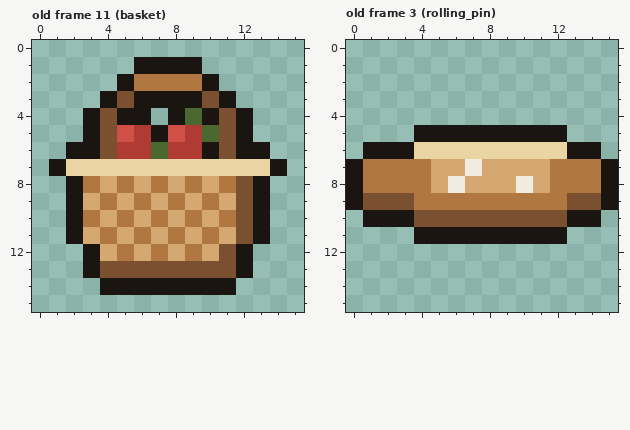
One commit to this pixel-art file: public/sprites/fx/held.aseprite. The picture above was drawn from the file before the commit.
16x16 pixels, 15 frames. Shown: old frame 11 (basket), old frame 3 (rolling_pin). The commit also changed other frames, which this record leaves out.
The same view after the edit:
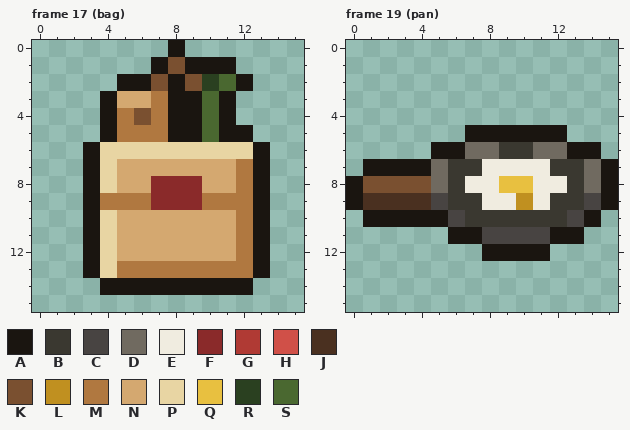
Palette (. is transparent): A #1a1510  B #3a3830  C #484442  D #706a60  E #f0ece0  F #8a2a2a  G #b03a34  H #d05048  J #4a3020  K #7a5030  L #c09020  M #b07840  N #d4a870  P #e8d5a3  Q #e8c040  R #2a4020  S #4a6830
A new or re-ordered frame is compared with the old frame closest to it.
Change:
frames 15 -> 21
Changed rows in their new state; - is an unchanged pixel.
Frame 17 (bag) is new; against old frame 11 (basket), layers "body", "outline":
first column x 1:
 0 -------A------
 1 -----.-K-AA---
 2 -----AKAKRSA--
 3 ----NNM--S----
 4 --.AMKM-ASA.--
 5 --.AMMMAA-A---
 6 -.-PPPPPPPPP--
 7 ..A-NNNNNNNMA.
 8 -.APN-FFF-NM--
 9 -.A-M-FFF-MM--
10 -.APN-N-N-NM--
11 -.AP-N-N-N-M--
12 ---PN-N-N-NMA-
13 ---PMMMMMMMMA-
14 -----------A--
Frame 19 (pan) is new; against old frame 3 (rolling_pin), layers "body", "outline":
first column x 0:
 5 ----...--------
 6 -....AADDBBDD--
 7 .AAAADBBEEEEBBD
 8 -KKKKDBEEQQEEBD
 9 -JJJJCBBEELEBBC
10 ----AACBBBBBBC-
11 ----..--CCCC-A-
12 --------AAAA---
Changed places in both pictures, as pixel boxes (x1, y1, x2, y2):
changed: (49, 40, 287, 295)
changed: (346, 125, 601, 261)
